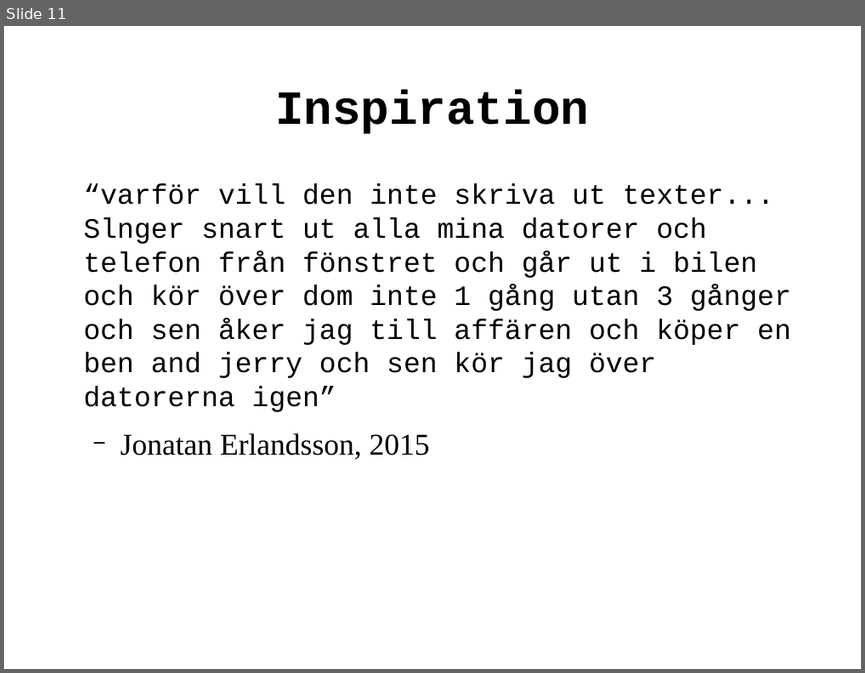
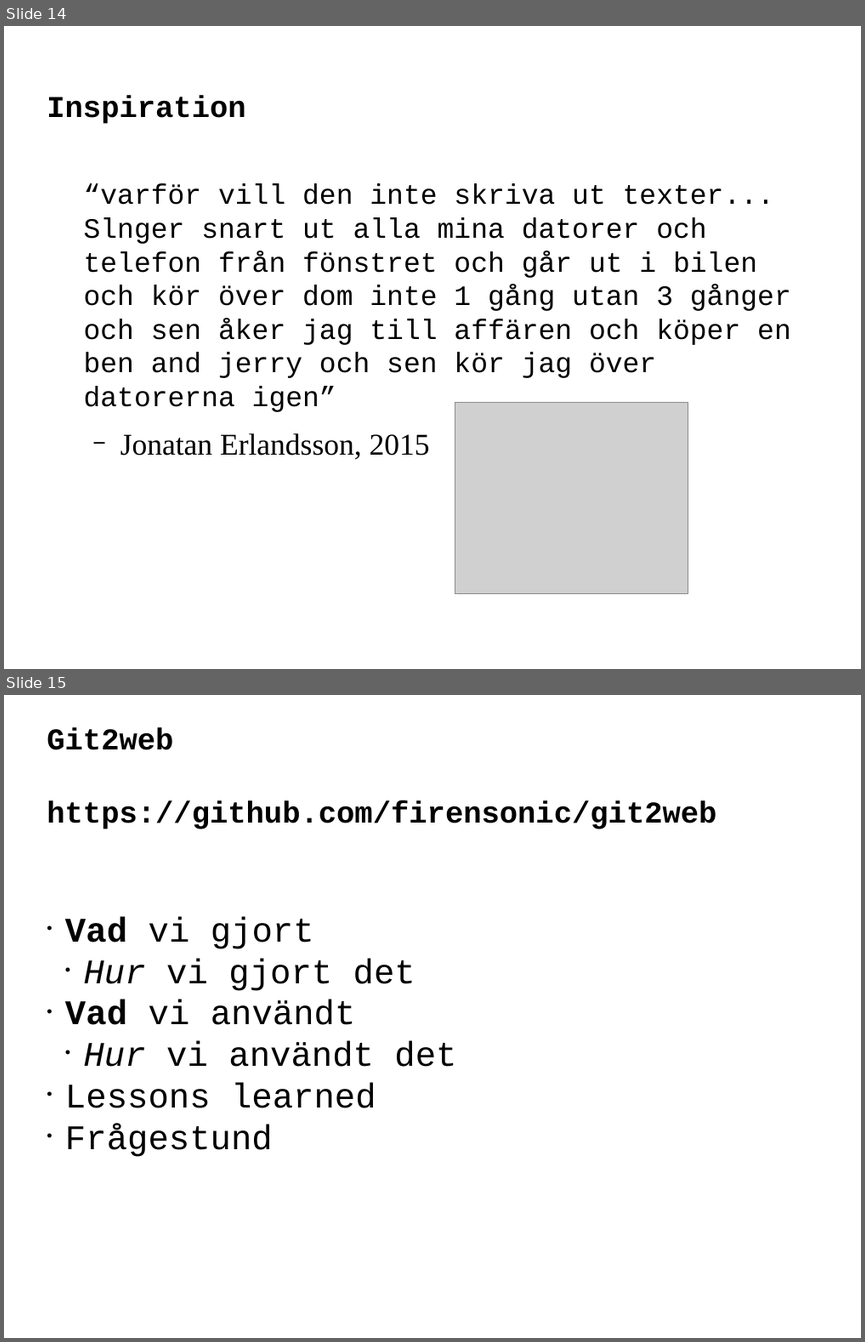
Before and after one commit to erlaan/git2web, a slide deck: log/presentation.odp. Shown one above the other, each under a label of ours: slide 11 before the commit, slides 14 and 15 after it. The pictures are 865x673 and 865x1342 pixels, drawn with LibreOffice and Linux fonts; fonts in the diff are those of the drawing; grey boxes stand for pictures. Boxes give left, top, right and bottom in pixels: in the first picture for what was removed or moved away, otherwise in the second. Text is boxed around its words. In the diff, an @@ line names an element or a change of style, - is before the commit and + after.

```diff
--- a/log/presentation.odp
+++ b/log/presentation.odp
@@ slide 15 added at (x1=4, y1=695, x2=861, y2=1338), background #FFFFFF @@
@@ title added at (x1=46, y1=728, x2=716, y2=829), 28 pt, text #000000, bold @@
+Git2web
+https://github.com/firensonic/git2web
@@ subtitle added at (x1=65, y1=917, x2=456, y2=1157), 32 pt, text #000000 @@
+• Vad vi gjort
+  • Hur vi gjort det
+• Vad vi användt
+  • Hur vi användt det
+• Lessons learned
+• Frågestund
@@ what was slide 11 is now slide 14 @@
@@ slide 14 changed as well @@
@@ title "Inspiration" at (x1=46, y1=96, x2=245, y2=124): size 44 to 28 pt; alignment centre to left @@
@@ picture added at (x1=455, y1=403, x2=688, y2=594) @@
```
Also in this commit, not shown: 10 other slides changed, 4 other slides added.
